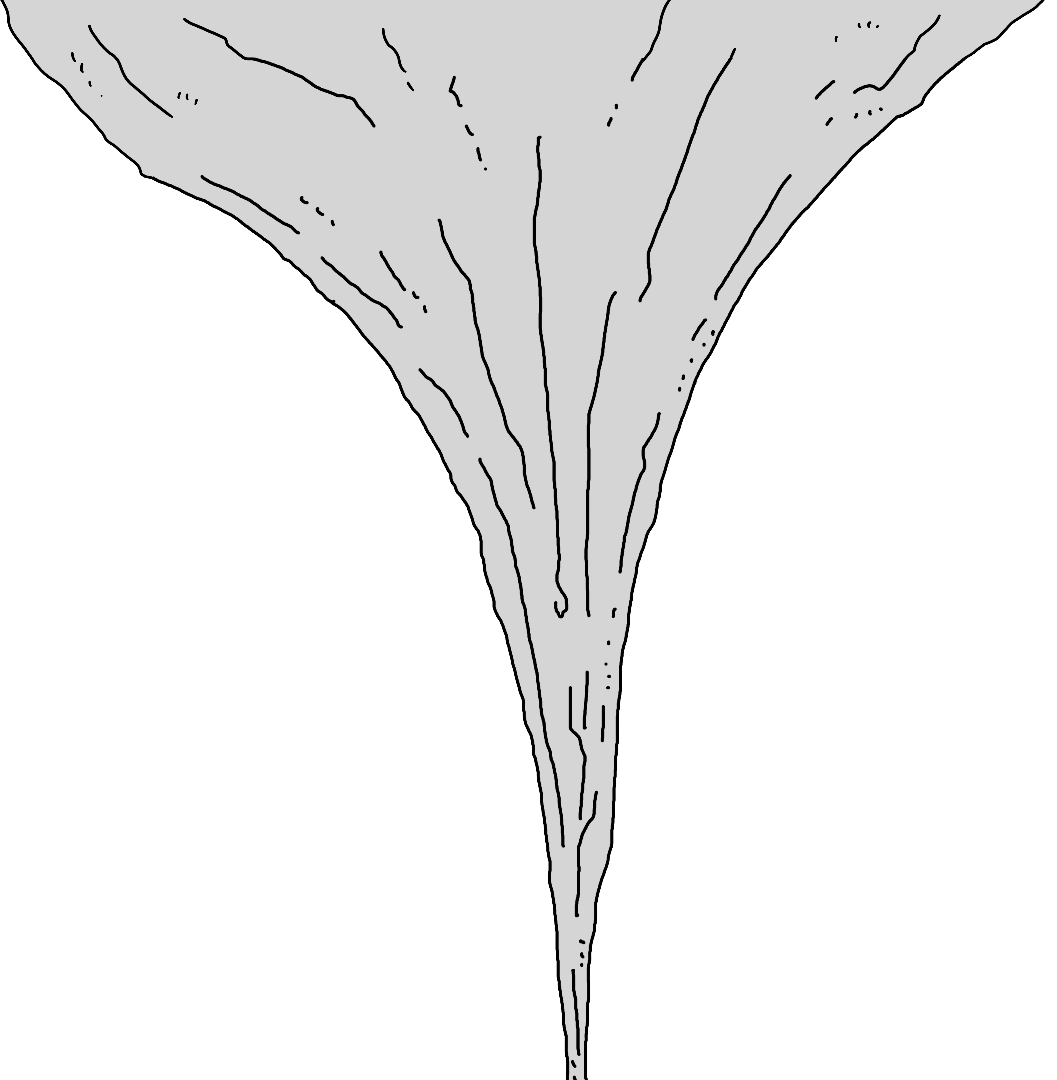
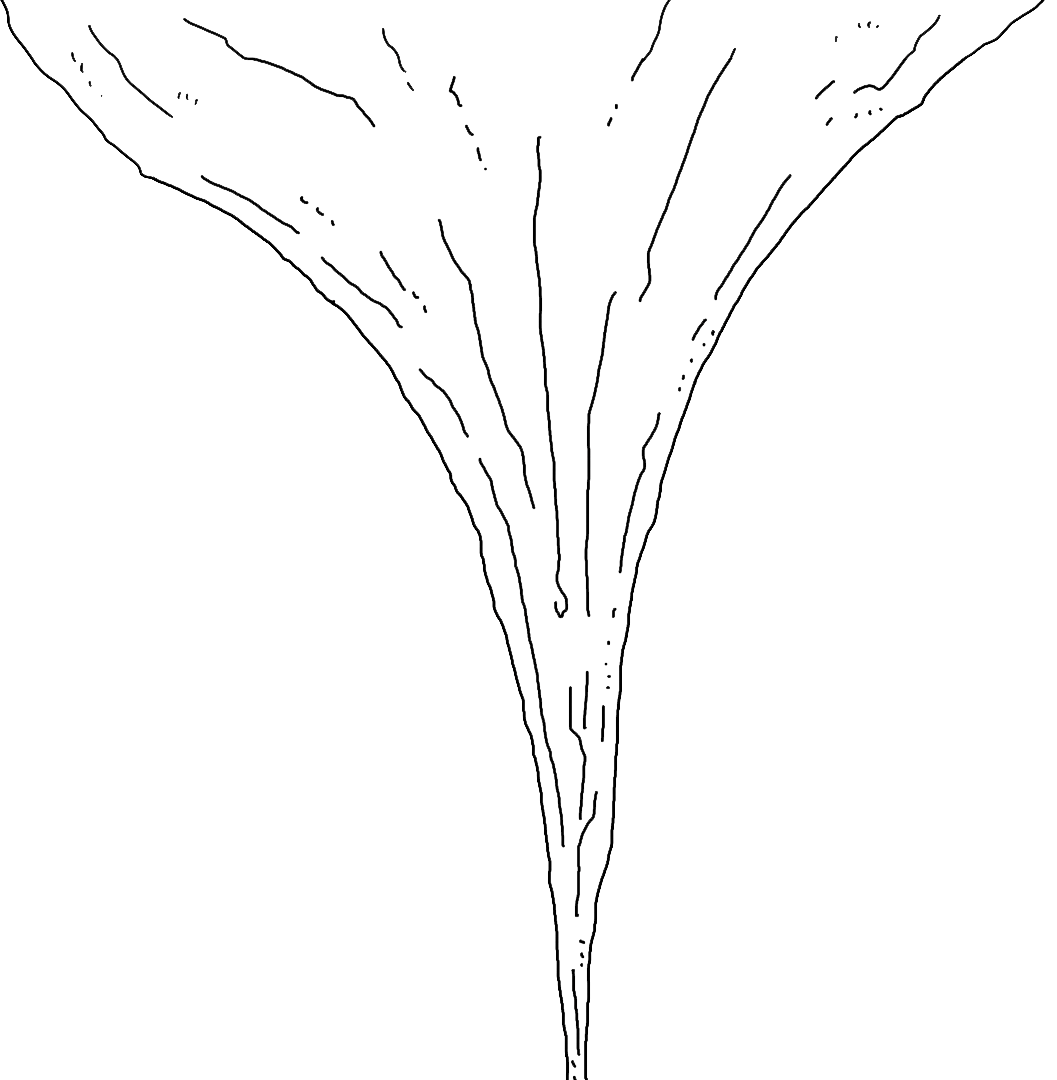
Comparing the layer stacks of the two 1057 x 1080 images. Changes:
painted on "レイヤー 1" over box(3, 0, 1041, 1080)
